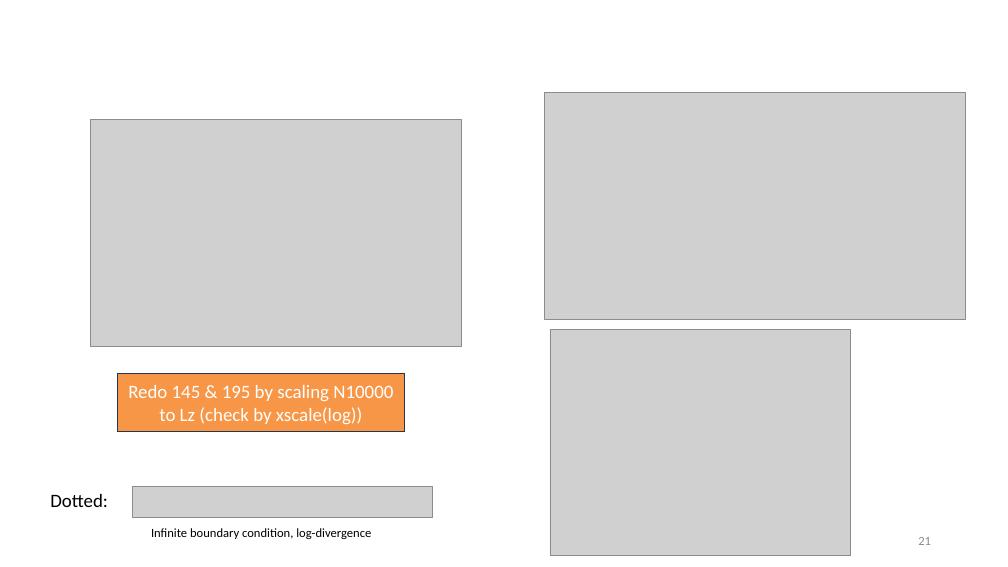
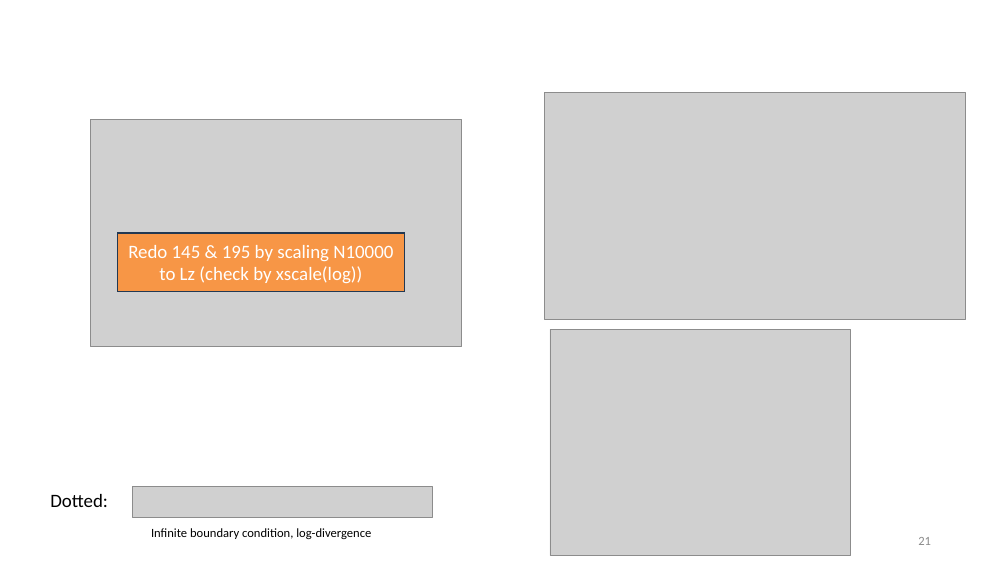
Before and after one commit to tyokokur/presentations, a slide deck: slide 21 of NAF.pptx. Drawn at 1008x567 pixels with LibreOffice and Linux fonts; fonts in the diff are those of the drawing; grey boxes stand for pictures; background and template pictures are left out. Boxes give left, top, right and bottom in pixels: in the first picture for what was removed or moved away, otherwise in the second. Text is boxed around its words. In the diff, an @@ line names an element or a change of style, - is before the commit and + after.

```diff
--- a/NAF.pptx
+++ b/NAF.pptx
@@ rectangle "Redo 145 & 195 by ...": place and size @@
-rectangle "Redo 145 & 195 by ..." at bbox=[118, 374, 405, 432]
+rectangle "Redo 145 & 195 by ..." at bbox=[118, 233, 405, 291]
```
Also in this commit, not shown: 2 other slides changed.
